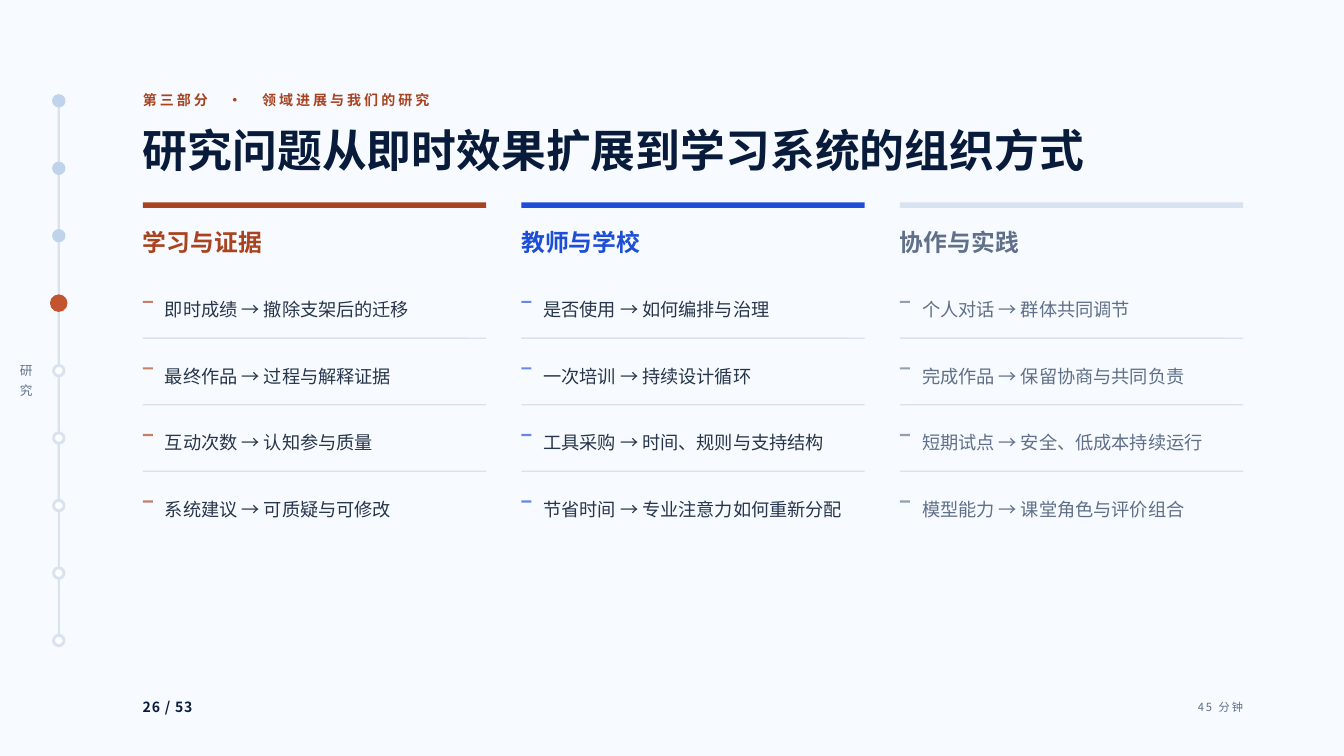
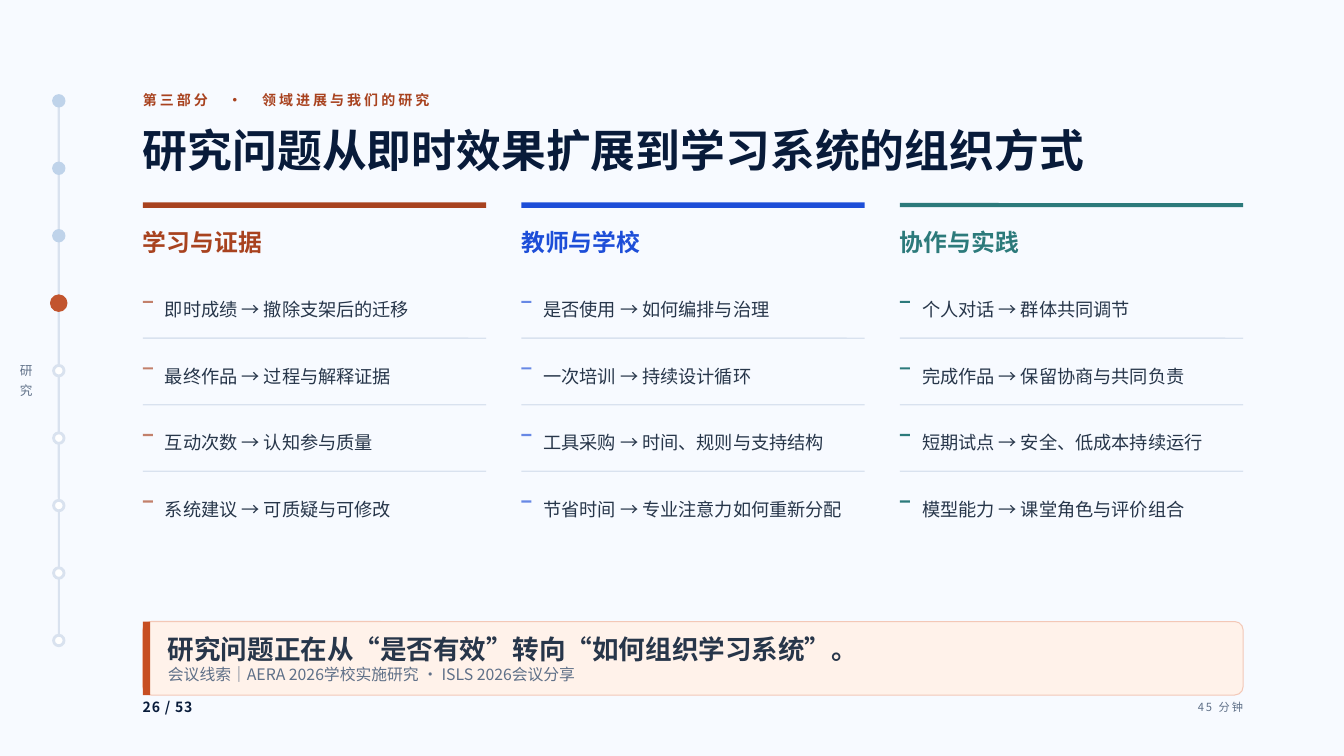
Before and after one commit to tonyxinvip/slides, a slide deck: slide 26 of student-ai-cognitive-division-2026/downloads/student-ai-cognitive-division-2026.pptx. Drawn at 1344x756 pixels with LibreOffice and Linux fonts; fonts in the diff are those of the drawing. Boxes give left, top, right and bottom in pixels: in the first picture for what was removed or moved away, otherwise in the second. Text is boxed around its words. In the diff, an @@ line names an element or a change of style, - is before the commit and + after.

```diff
--- a/student-ai-cognitive-division-2026/downloads/student-ai-cognitive-division-2026.pptx
+++ b/student-ai-cognitive-division-2026/downloads/student-ai-cognitive-division-2026.pptx
@@ line (900, 206) - (1243, 206): stroke #D9E2EF 4 pt to #2C7A7B 3 pt @@
@@ text "协作与实践" at [900, 230, 1019, 253]: text colour #5F7088 to #2C7A7B @@
@@ line (900, 302) - (910, 302): stroke #5F7088 1.5 pt to #2C7A7B 1.5 pt @@
@@ line (900, 368) - (910, 368): stroke #5F7088 1.5 pt to #2C7A7B 1.5 pt @@
@@ line (900, 436) - (910, 436): stroke #5F7088 1.5 pt to #2C7A7B 1.5 pt @@
@@ line (900, 501) - (910, 501): stroke #5F7088 1.5 pt to #2C7A7B 1.5 pt @@
@@ text colour #5F7088 to #27364A in 4 elements at [922, 300, 1130, 318], [922, 367, 1184, 385], [922, 433, 1203, 451], [922, 500, 1184, 518] @@
@@ rounded rectangle added at [143, 622, 1244, 696], fill #FFF2EA, outline #F3C8B7 0.75 pt @@
@@ rectangle added at [143, 622, 150, 696], fill #C74E22 @@
@@ text added at [168, 636, 858, 682], 11.3 pt, text #5F7088 @@
+研究问题正在从“是否有效”转向“如何组织学习系统”。
+会议线索｜AERA 2026学校实施研究 · ISLS 2026会议分享
```
Also in this commit, not shown: 25 other slides changed, 57 other files.
